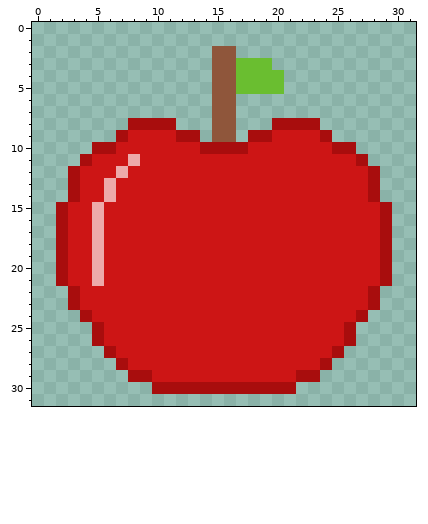
One commit to this pixel-art file: src/media/photos/sprites/Apple.aseprite. Above, as it was before the edit.
32x32 pixels, 1 frame.
New version:
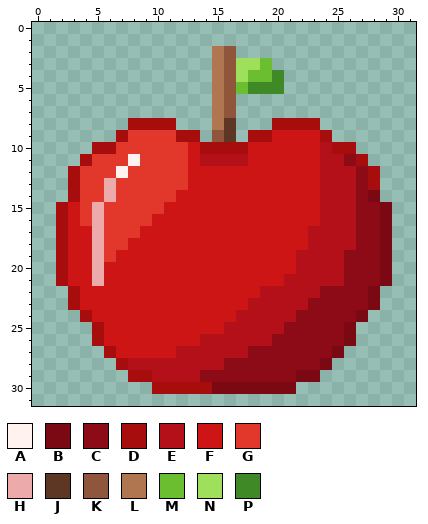
Palette (. is transparent): A #fff2ef  B #7a0914  C #8c0b17  D #a80d0d  E #b3101a  F #cd1515  G #e2372b  H #edaaaa  J #5e3624  K #8f563b  L #b07650  M #6abe30  N #9ee05c  P #3f8a26
Edits made:
@@ x 0..31 @@
  1 ................................
- 2 ...............KK...............
- 3 ...............KKMMM............
- 4 ...............KKMMMM...........
- 5 ...............KKMMMM...........
- 6 ...............KK...............
- 7 ...............KK...............
- 8 ........DDDD...KK...DDDD........
- 9 .......DFFFFDD.KK.DDFFFFD.......
-10 .....DDFFFFFFFDDDDFFFFFFFDD.....
-11 ....DFFFHFFFFFFFFFFFFFFFFFFD....
-12 ...DFFFHFFFFFFFFFFFFFFFFFFFFD...
-13 ...DFFHFFFFFFFFFFFFFFFFFFFFFD...
-14 ...DFFHFFFFFFFFFFFFFFFFFFFFFD...
-15 ..DFFHFFFFFFFFFFFFFFFFFFFFFFFD..
-16 ..DFFHFFFFFFFFFFFFFFFFFFFFFFFD..
-17 ..DFFHFFFFFFFFFFFFFFFFFFFFFFFD..
-18 ..DFFHFFFFFFFFFFFFFFFFFFFFFFFD..
-19 ..DFFHFFFFFFFFFFFFFFFFFFFFFFFD..
-20 ..DFFHFFFFFFFFFFFFFFFFFFFFFFFD..
-21 ..DFFHFFFFFFFFFFFFFFFFFFFFFFFD..
-22 ...DFFFFFFFFFFFFFFFFFFFFFFFFD...
-23 ...DFFFFFFFFFFFFFFFFFFFFFFFFD...
-24 ....DFFFFFFFFFFFFFFFFFFFFFFD....
-25 .....DFFFFFFFFFFFFFFFFFFFFD.....
-26 .....DFFFFFFFFFFFFFFFFFFFFD.....
-27 ......DFFFFFFFFFFFFFFFFFFD......
-28 .......DFFFFFFFFFFFFFFFFD.......
-29 ........DDFFFFFFFFFFFFDD........
-30 ..........DDDDDDDDDDDD..........
+ 2 ...............LK...............
+ 3 ...............LKNNM............
+ 4 ...............LKNMMP...........
+ 5 ...............LKMPPP...........
+ 6 ...............LK...............
+ 7 ...............LK...............
+ 8 ........DDDD...LJ...DDDD........
+ 9 .......DGGGGDD.KJ.DDFFFFD.......
+10 .....DDGGGGGGFDDDDFFFFFFEDD.....
+11 ....DGGGAGGGGFEEEEFFFFFFEECD....
+12 ...DGGGAGGGGGFFFFFFFFFFFEEECD...
+13 ...DGGHGGGGGGFFFFFFFFFFFEEECD...
+14 ...DGGHGGGGGFFFFFFFFFFFFEEECB...
+15 ..DFGHGGGGGFFFFFFFFFFFFFEEECCB..
+16 ..DFGHGGGGFFFFFFFFFFFFFFEEECCB..
+17 ..DFFHGGGFFFFFFFFFFFFFFEEEECCB..
+18 ..DFFHGGFFFFFFFFFFFFFFFEEEECCB..
+19 ..DFFHGFFFFFFFFFFFFFFFEEEECCCB..
+20 ..DFFHFFFFFFFFFFFFFFFFEEEECCCB..
+21 ..DFFHFFFFFFFFFFFFFFFEEEEECCCB..
+22 ...DFFFFFFFFFFFFFFFEEEEECCCCB...
+23 ...DFFFFFFFFFFFFFFEEEEECCCCCB...
+24 ....DFFFFFFFFFFFFEEEEECCCCCB....
+25 .....DFFFFFFFFFFEEEEECCCCCB.....
+26 .....DFFFFFFFFEEEEEECCCCCCB.....
+27 ......DFFFFFEEEEEECCCCCCCB......
+28 .......DEEEEEEEECCCCCCCCB.......
+29 ........DDEEEECCCCCCCCBB........
+30 ..........DDDDDBBBBBBB..........
 31 ................................
Where, in picture pixels (left, top, right, bottom), the same in both pictures:
changed: (80, 46, 392, 394)
